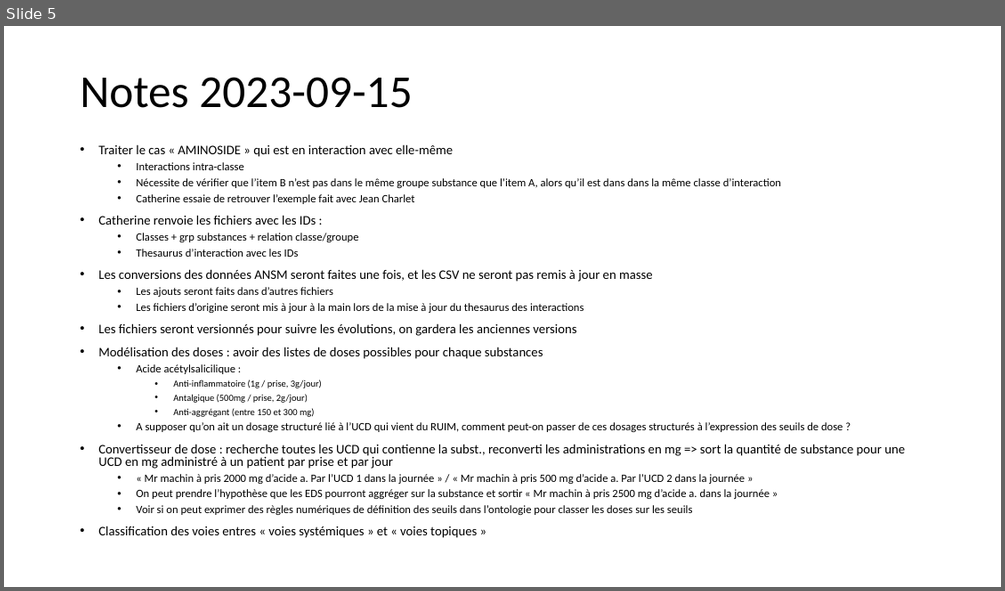
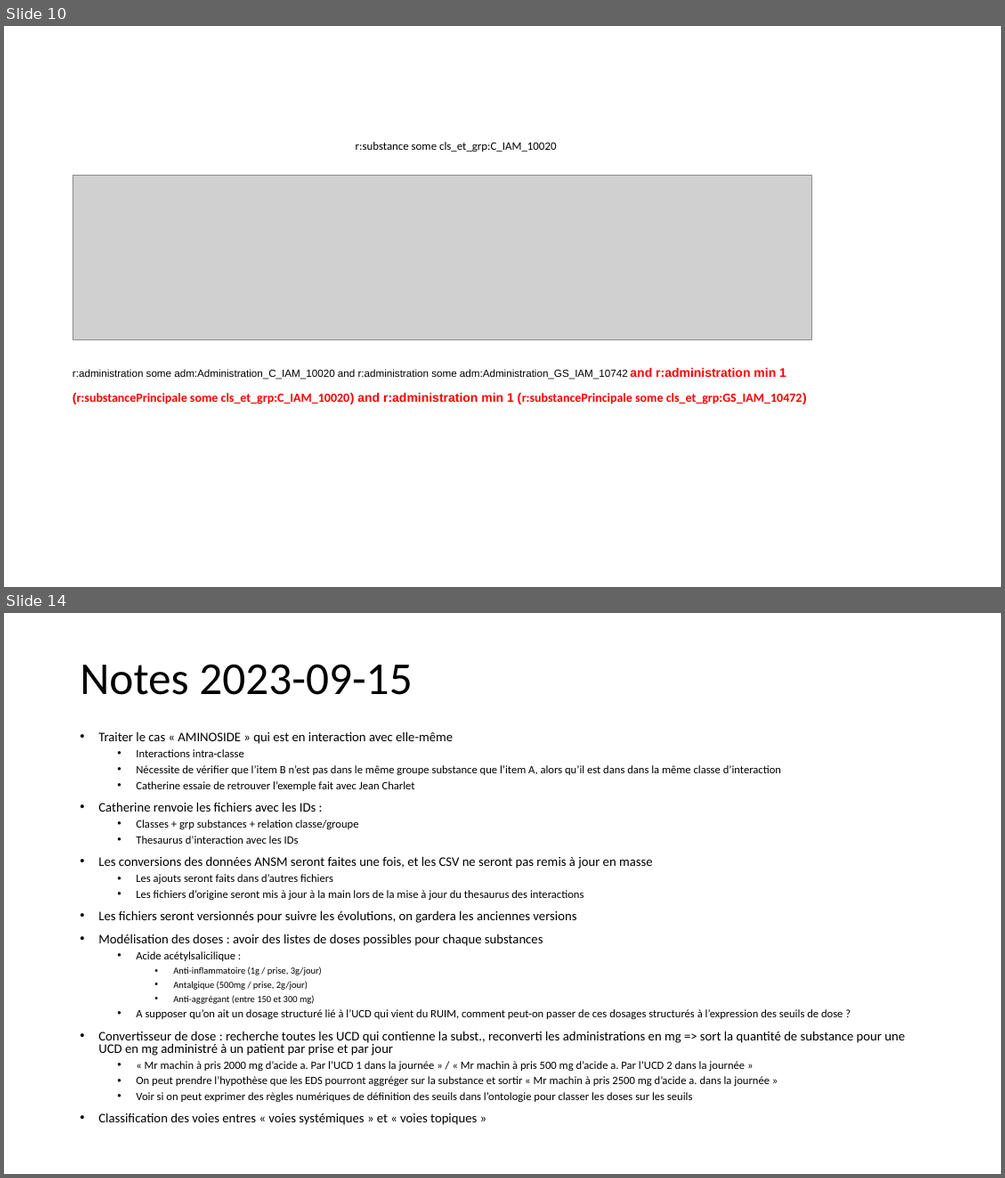
Before and after one commit to tfrancart/remiames, a slide deck: ontologie/remiames_ontology.pptx. Shown one above the other, each under a label of ours: slide 5 before the commit, slides 10 and 14 after it; the slides between them are not shown. The pictures are 1005x591 and 1005x1178 pixels, drawn with LibreOffice and Linux fonts; fonts in the diff are those of the drawing; grey boxes stand for pictures. Boxes give left, top, right and bottom in pixels: in the first picture for what was removed or moved away, otherwise in the second. Text is boxed around its words. In the diff, an @@ line names an element or a change of style, - is before the commit and + after.

```diff
--- a/ontologie/remiames_ontology.pptx
+++ b/ontologie/remiames_ontology.pptx
@@ slide 10 added at (4, 26, 1001, 587), background #FFFFFF @@
@@ table added at (356, 138, 888, 204), 1 rows, 1 columns @@
+r:substance some cls_et_grp:C_IAM_10020
@@ picture added at (73, 176, 811, 340) @@
@@ table added at (73, 353, 825, 408), 1 rows, 1 columns @@
+r:administration some adm:Administration_C_IAM_10020 and r:administration some adm:Administration_GS_IAM_10742 and r:administration min 1 (r:substancePrincipale some cls_et_grp:C_IAM_10020) and r:administration min 1 (r:substancePrincipale some cls_et_grp:GS_IAM_10472)
@@ what was slide 5 is now slide 14 @@
```
Also in this commit, not shown: 1 slide changed, 8 other slides added, 4 other files.
